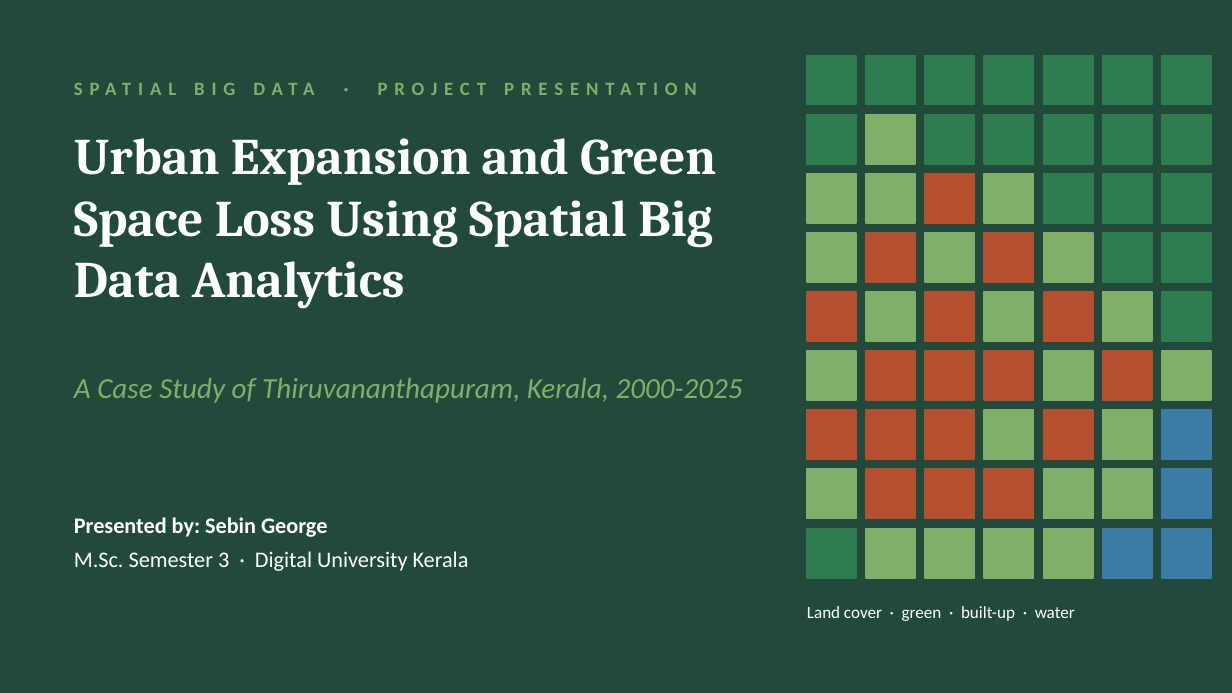
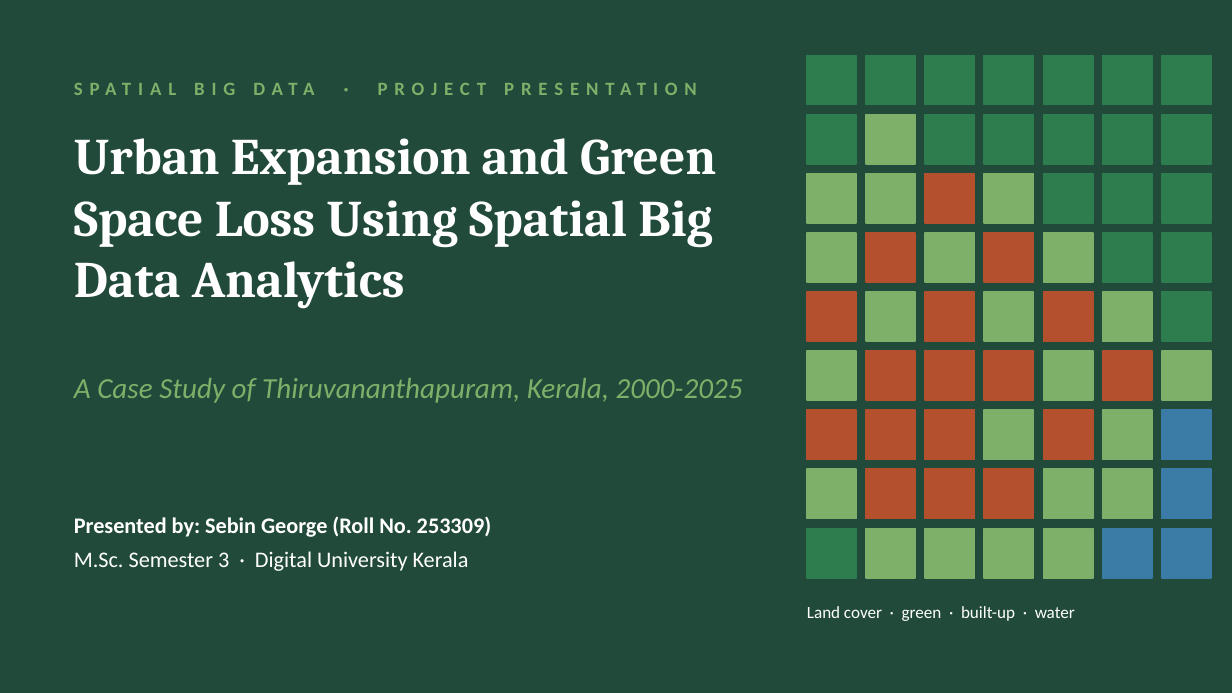
Before and after one commit to sebin-droid/urban-expansion-green-loss-tvm, a slide deck: slide 1 of report/Urban_Expansion_Green_Space_Loss_TVM.pptx. Drawn at 1232x693 pixels with LibreOffice and Linux fonts; fonts in the diff are those of the drawing. Boxes give left, top, right and bottom in pixels: in the first picture for what was removed or moved away, otherwise in the second. Text is boxed around its words. In the diff, an @@ line names an element or a change of style, - is before the commit and + after.

Commit message:
Update report details: supervisor Manoj T K, roll no. 253309; restyle final report layout

```diff
--- a/report/Urban_Expansion_Green_Space_Loss_TVM.pptx
+++ b/report/Urban_Expansion_Green_Space_Loss_TVM.pptx
@@ text at bbox=[74, 516, 491, 537]: text changed @@
-Presented by: Sebin George
+Presented by: Sebin George (Roll No. 253309)
```
Also in this commit, not shown: 6 other slides changed, 4 other files.
